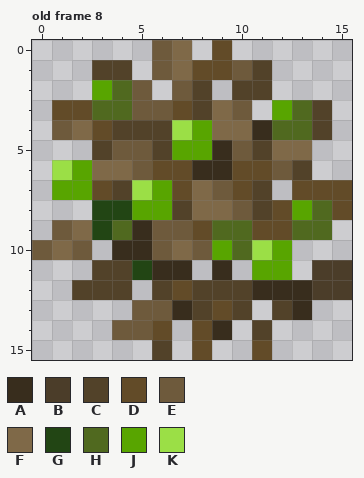
A pixel-art file gets an edit: src/main/resources/assets/xps/textures/xp_bush_stages.aseprite. Above is the file before it was changed.
16x16 pixels, 10 frames. Shown: old frame 8. The commit also changed other frames, which this record leaves out.
Visible layers, top first: "Xp_bush_stage0", "Xp_bush_stage1", "Xp_bush_stage2", "Xp_bush_stage3", "Xp_bush_stage4", "Xp_bush_stage5", "Xp_bush_stage6", "Xp_bush_stage7", "Xp_berrys", "xp_berries_seeds".
Palette (. is transparent): A #382d1d  B #4b3d29  C #524229  D #624b28  E #6e5a3c  F #7f6948  G #224514  H #50691f  J #58a500  K #9bdf46
Pixels before, old frame 8, first column x 0:
 0 ......EF.D......
 1 ...CC.EFDDEC....
 2 ...JHE.EC.CC....
 3 .DDHHEEDCFE.JHC.
 4 .EFDCCCKJFFAHHC.
 5 ...CEECJJAECFF..
 6 .KJFFEDDAADDEC..
 7 .JJDCKJDFEDC.DDD
 8 ...GGJJCFFECDJHD
 9 .EFGHAEEDHHDDHH.
10 EFE.AAEFEJHKJ...
11 ...CCGAA.A.JJ.BB
12 ..CCC.CDCCCAAABB
13 .....EEACDC.CA..
14 ....EED.DA.C....
15 ......C.D..D....
After the commit:
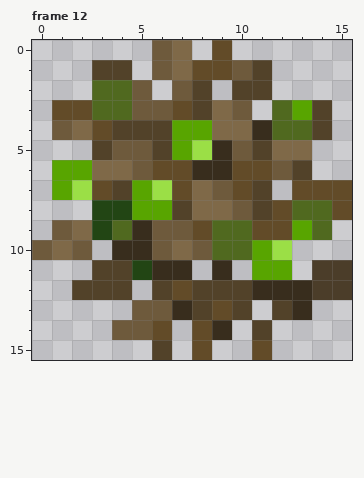
A new or re-ordered frame is compared with the old frame closest to it.
Log entry: animated stage 7 berrie bushes
What changed:
frames re-ordered
Changed rows in their new state; - is an unchanged pixel.
Frame 12 against old frame 8, layer "Xp_bush_stage7":
first column x 1:
 2 --H----------
 3 -----------HJ
 4 ------J------
 5 -------K-----
 6 J------------
 7 -K--JK-------
 8 ------------H
 9 ------------J
10 --------H-JK-
